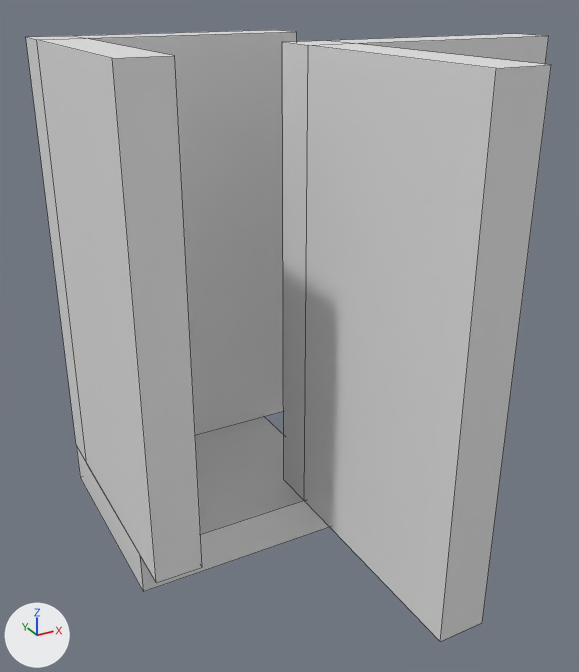
What one commit did to the Blender file blender/source/floor and wall.blend.
Before and after are seen from a 50 mm lens placed at (-2.53, -6.41, 4.61), pointed at (0.53, -0.83, 1.82). Lighting does not change. The marker at lower left points along +X, +Y and +Z. Mesh edges are drawn as thin lines.

The first picture shows 'Corner External', 'Corner Internal', 'Floor'.
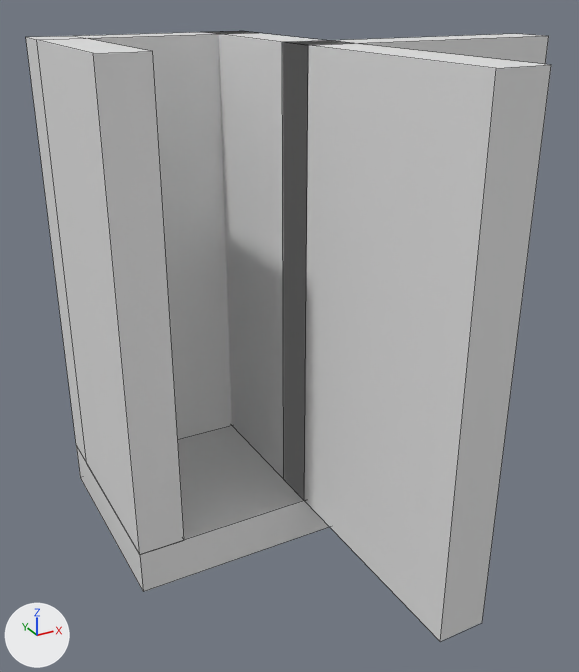
What differs and where, as boxes (x1, y1, x2, y2) in the pictures (579 x 672 px; the box of a moved part takes in the faces that stretch with it):
'Corner Internal', reshaped (16% narrower)
    before: (26, 30, 297, 583)
    after: (26, 31, 254, 554)
'Wall.001', shown
    after: (214, 31, 352, 498)
part 1 of me_cube_001, moved or reshaped
    before: (37, 38, 202, 583)
    after: (37, 38, 184, 554)
part 2 of me_cube_001, moved or reshaped
    before: (77, 30, 297, 435)
    after: (77, 31, 254, 439)

The change, as a diff of the scene's bpy script:
```diff
--- a/blender/source/floor and wall.blend.py
+++ b/blender/source/floor and wall.blend.py
@@ me_cube_001 @@
 me_cube_001.from_pydata(...)  # 20 vertices, 18 faces; spans x -1.0..11.0, y -1.4..1.0, z -1.0..1.0
 # used by ob_corner_internal; location = (-0.8, 0.0, 2.2); scale = (0.2, 1.0, 2.0)
 # before: 0 (-1.0, -1.4, -1.0) at pixel (156, 582), 1 (-1.0, -1.4, 1.0) at pixel (112, 58), 4 (1.0, -1.4, -1.0) at pixel (202, 567), 5 (1.0, -1.4, 1.0) at pixel (174, 55)
 # before: 16 (11.0, 1.0, 1.0) at pixel (276, 29), 17 (11.0, 1.0, -1.0), 18 (11.0, 0.6, -1.0), 19 (11.0, 0.6, 1.0) at pixel (296, 31)
+# me_cube_001 part 1
+for i in [0, 1, 4, 5]: me_cube_001.vertices[i].co += Vector((0.0, 0.4, 0.0))
+# me_cube_001 part 2
+for i in [*range(16, 20)]: me_cube_001.vertices[i].co += Vector((-2.0, 0.0, 0.0))
@@ ob_wall_001 @@
 ob_wall_001.scale = (0.2, 1.0, 2.0)
-ob_wall_001.hide_set(True)
```
